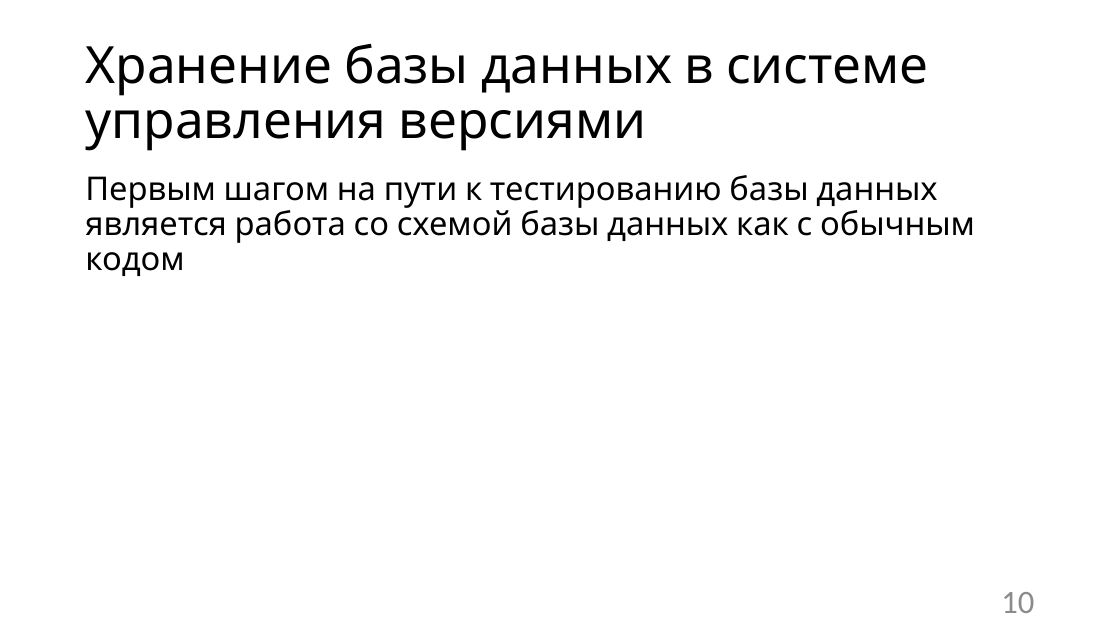
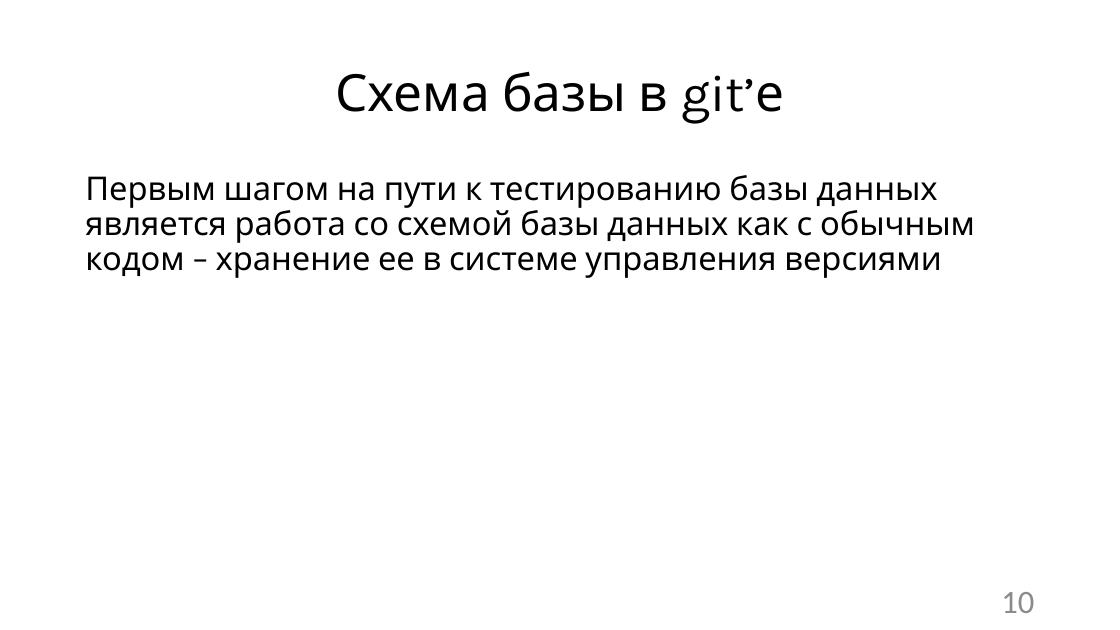
Before and after one commit to Sa1Gur/DbTest.Containers, a slide deck: slide 10 of DbaseTesting.pptx. Drawn at 1120x630 pixels with LibreOffice and Linux fonts; fonts in the diff are those of the drawing. Boxes give left, top, right and bottom in pixels: in the first picture for what was removed or moved away, otherwise in the second. Text is boxed around its words. In the diff, an @@ line names an element or a change of style, - is before the commit and + after.

```diff
--- a/DbaseTesting.pptx
+++ b/DbaseTesting.pptx
@@ title at (335, 71, 784, 123): text changed @@
-Хранение базы данных в системе управления версиями
+Схема базы в git’е
@@ text at (85, 175, 975, 278): text changed @@
-Первым шагом на пути к тестированию базы данных является работа со схемой базы данных как с обычным кодом
+Первым шагом на пути к тестированию базы данных является работа со схемой базы данных как с обычным кодом – хранение ее в системе управления версиями
```
Also in this commit, not shown: 67 other slides changed.
